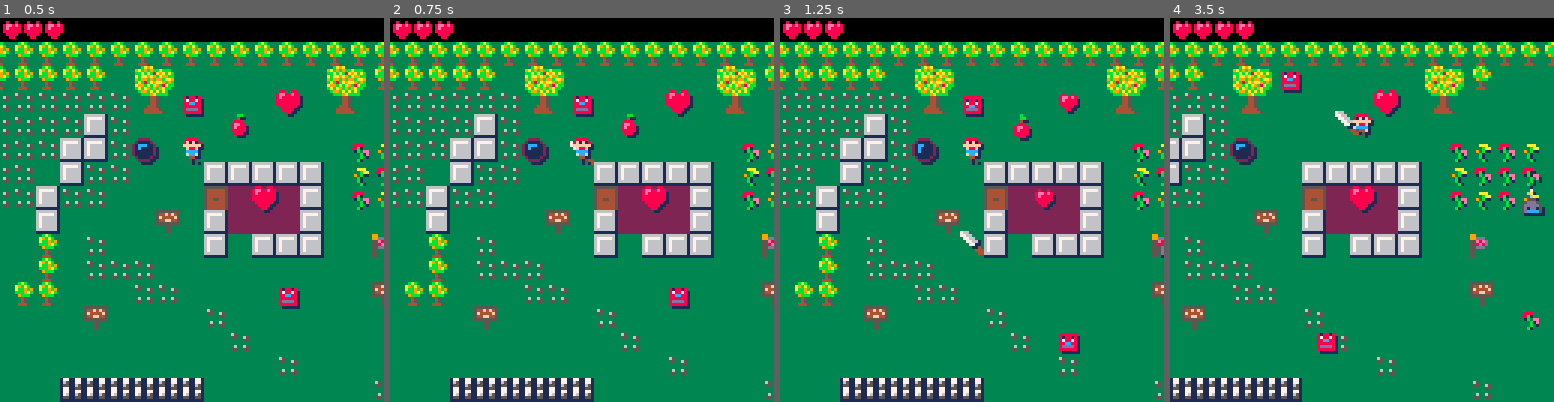
Above: before the commit, frames 1-4 (left to right).
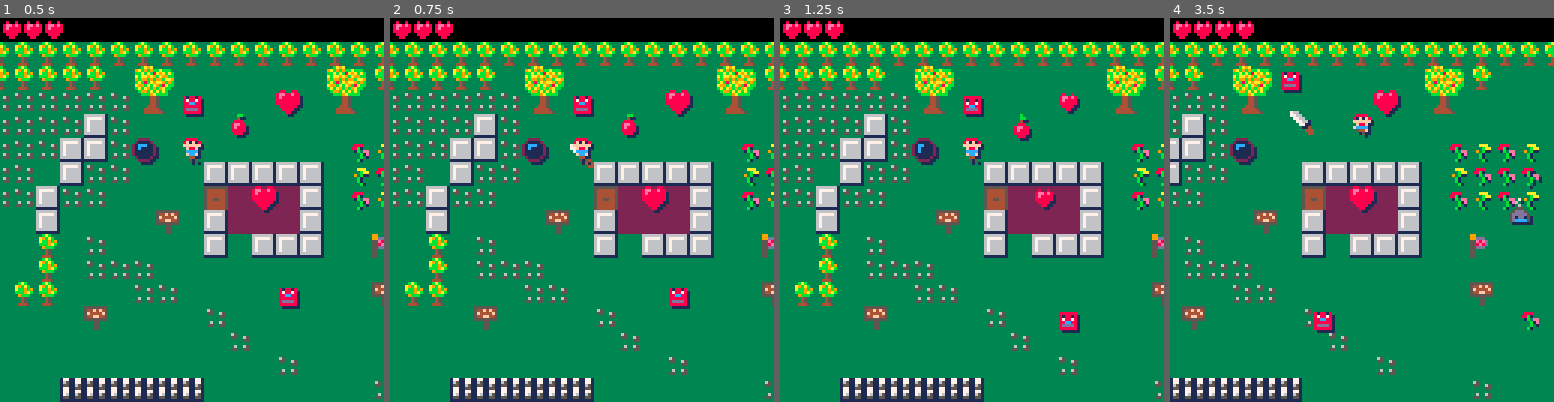
Above: after the commit, the same moments.

Repository: sdegutis/shepherdgame.com
Game: PICO-8 cartridge harbinger.p8
Same seed, same stepped clock (60 frames per second), same inputs: the game is played once before the commit and once after it.
Inputs:
- Up to frame 1 (0.5 s): tap X (X key) at 0.33 s
- Up to frame 2 (0.75 s): tap O (Z key) at 0.7 s
- Up to frame 3 (1.25 s): tap X (X key) at 1.07 s
- Up to frame 4 (3.5 s): hold Right 1.6-2.1 s; tap O (Z key) every 0.4 s from 1.7 to 3.3 s; tap X (X key) at 1.85, 2.97 s; hold Up 2.15-2.42 s; hold Right 2.47-3.03 s; hold Left from 3.08 s (still down)

Frame 1 is identical in both runs. In frame 2, less than 0.1% of the frame differs, in the area x 46-54%, y 32-40%; in frame 3, 0.8%; in frame 4, 1.4%, in the area x 31-98%, y 24-88%.

Commit message:
Sound and other hit fixes

Diff:
--- a/harbinger.p8
+++ b/harbinger.p8
@@ -114,9 +114,10 @@
 					dy=1,
 					vx=0,
 					vy=0,
-					maxv=3,
-					movv=1,
+					maxv=2,
+					movv=0.5,
 	 	  t='enemy',
+	 	  hp=3,
 	 	  s1=s,
 	 	  s2=s+1,
 	 	 })
@@ -392,9 +393,9 @@
  	 dy=hero.dy,
 			vx=0,
 			vy=0,
-			maxv=2,
-			movv=1,
- 	 t=30,
+			maxv=5,
+			movv=2,
+ 	 t=10,
  	}
  end
 
@@ -483,7 +484,23 @@
 	local f, fi = getitem(shot)
 	if not f then return end
 	if f.t == 'enemy' then
-		del(items, f)
+		f.hp -= 1
+		if f.hp == 0 then
+			sfx(13)
+			del(items, f)
+		else
+			sfx(12)
+		 local x = 0
+		 if(f.x<shot.x-2) x=-1
+		 if(f.x>shot.x+2) x=1
+
+		 local y = 0
+		 if(f.y<shot.y-2) y=-1
+		 if(f.y>shot.y+2) y=1
+
+		 f.vx = x*4
+		 f.vy = y*4
+		end
 		shot=nil
 	end
 end
Not shown, changed: the sound effects (__sfx__) section of harbinger.p8
